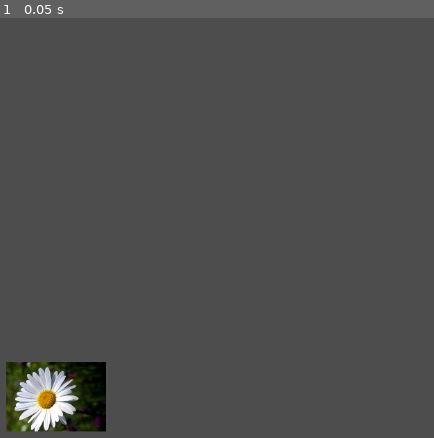
Above: before the commit, frame 1.
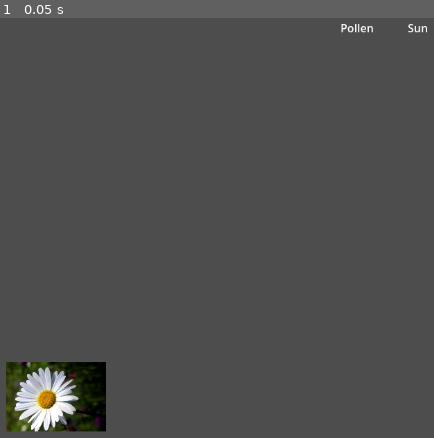
Above: after the commit, the same moment.

Repository: Creminis/FlowerFactory
Game: Godot game, scene res://main.tscn
Two runs of this game, one before a commit and one after it. Both use one fixed random seed, a clock stepped at 60 frames per second and the inputs below. Before the commit the project has no main scene; this scene is started directly in both runs.
Inputs:
- Up to frame 1 (0.05 s): no input

The runs differ from the first frame. In frame 1, 0.1% of the frame differs, in the area x 78-99%, y 1-4%.

Commit message:
attached script to main and hud
-added clicking functionality to temp flower

Diff:
--- /dev/null
+++ b/hud.gd
@@ -0,0 +1,15 @@
+extends CanvasLayer
+
+
+# Called when the node enters the scene tree for the first time.
+func _ready() -> void:
+	pass # Replace with function body.
+
+
+# Called every frame. 'delta' is the elapsed time since the previous frame.
+func _process(delta: float) -> void:
+	pass
+
+func _on_daisy_pressed(viewport: Node, event: InputEvent, shape_idx: int) -> void:
+	if event.is_action_pressed("click"):
+			print("huzzah")
--- /dev/null
+++ b/main.gd
@@ -0,0 +1,11 @@
+extends Node
+
+
+# Called when the node enters the scene tree for the first time.
+func _ready() -> void:
+	pass # Replace with function body.
+
+
+# Called every frame. 'delta' is the elapsed time since the previous frame.
+func _process(delta: float) -> void:
+	pass
--- a/main.tscn
+++ b/main.tscn
@@ -1,12 +1,19 @@
-[gd_scene load_steps=4 format=3 uid="uid://bgpqpnvsij4ks"]
+[gd_scene load_steps=7 format=3 uid="uid://bgpqpnvsij4ks"]
 
 [ext_resource type="PackedScene" uid="uid://hg27cxiowf2c" path="res://flower.tscn" id="1_kuy8q"]
+[ext_resource type="Script" path="res://main.gd" id="1_mdinv"]
 [ext_resource type="Texture2D" uid="uid://cs24pl31ynu6e" path="res://daisy-flower-10-weed-fun.jpg" id="2_i33oh"]
+[ext_resource type="PackedScene" uid="uid://k6f1rsc2aswk" path="res://hud.tscn" id="3_pes08"]
+[ext_resource type="Script" path="res://hud.gd" id="4_0foh7"]
 
 [sub_resource type="RectangleShape2D" id="RectangleShape2D_itx01"]
 size = Vector2(642.23, 428.141)
 
 [node name="Main" type="Node"]
+script = ExtResource("1_mdinv")
+
+[node name="HUD" parent="." instance=ExtResource("3_pes08")]
+script = ExtResource("4_0foh7")
 
 [node name="Flower" parent="." instance=ExtResource("1_kuy8q")]
 position = Vector2(277, 564)
@@ -19,8 +26,9 @@
 
 [node name="CollisionShape2D" parent="Flower/Area2D" index="0"]
 position = Vector2(2.1054e-05, -1.71757e-05)
-scale = Vector2(1, 1)
 shape = SubResource("RectangleShape2D_itx01")
 metadata/_edit_group_ = true
 
+[connection signal="input_event" from="Flower/Area2D" to="HUD" method="_on_daisy_pressed"]
+
 [editable path="Flower"]
--- a/project.godot
+++ b/project.godot
@@ -11,9 +11,18 @@
 [application]
 
 config/name="Flower Factory"
+run/main_scene="res://main.tscn"
 config/features=PackedStringArray("4.3", "Forward Plus")
 config/icon="res://icon.svg"
 
 [dotnet]
 
 project/assembly_name="Flower Factory"
+
+[input]
+
+click={
+"deadzone": 0.5,
+"events": [Object(InputEventMouseButton,"resource_local_to_scene":false,"resource_name":"","device":-1,"window_id":0,"alt_pressed":false,"shift_pressed":false,"ctrl_pressed":false,"meta_pressed":false,"button_mask":0,"position":Vector2(0, 0),"global_position":Vector2(0, 0),"factor":1.0,"button_index":1,"canceled":false,"pressed":false,"double_click":false,"script":null)
+]
+}
